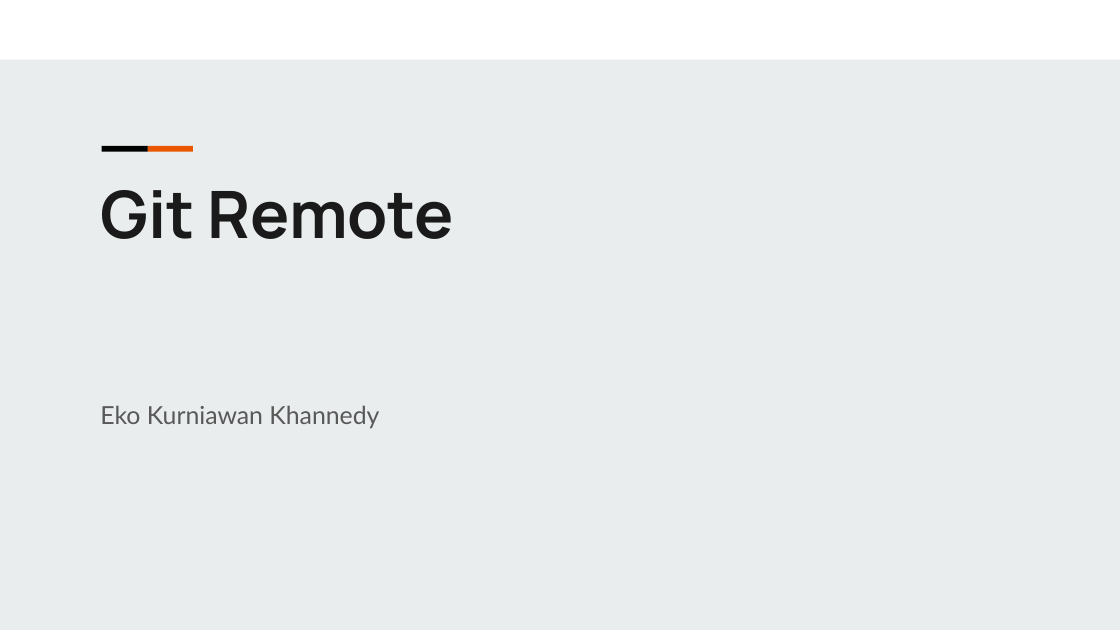
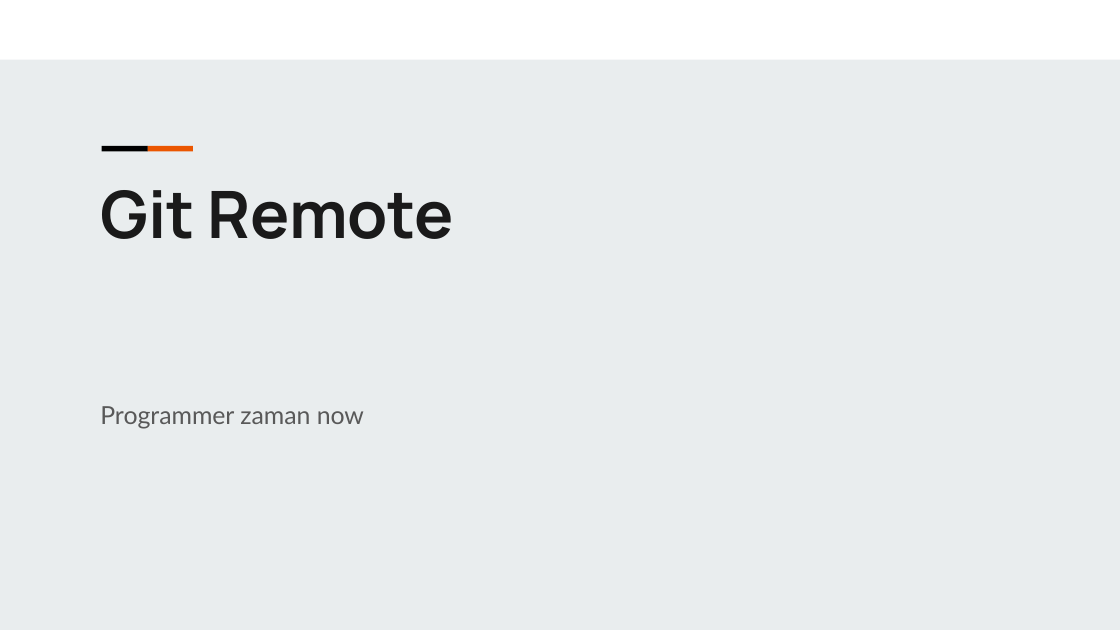
Before and after one commit to meakutamvan/repo-git, a slide deck: slide 1 of 1.1 Learn Git/Recap Git.pptx. Drawn at 1120x630 pixels with LibreOffice and Linux fonts; fonts in the diff are those of the drawing. Boxes give left, top, right and bottom in pixels: in the first picture for what was removed or moved away, otherwise in the second. Text is boxed around its words. In the diff, an @@ line names an element or a change of style, - is before the commit and + after.

Commit message:
update file.pptx dengan materi dari WPU

```diff
--- a/1.1 Learn Git/Recap Git.pptx
+++ b/1.1 Learn Git/Recap Git.pptx
@@ text at (x1=100, y1=406, x2=364, y2=429): text changed @@
-Eko Kurniawan Khannedy
+Programmer zaman now
```
